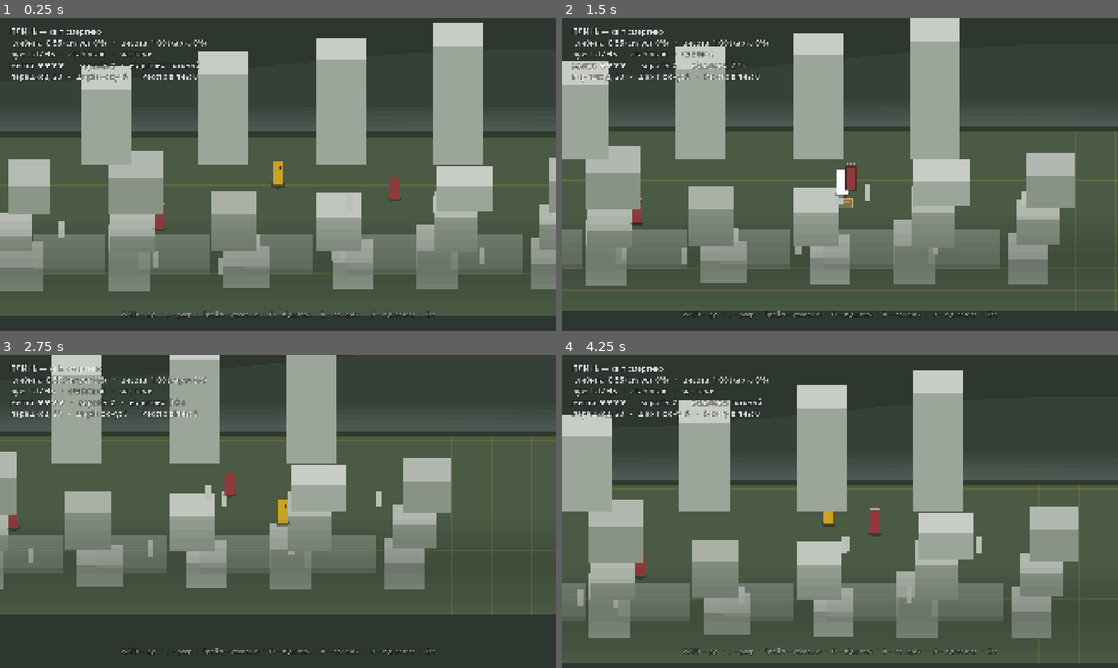
Above: before the commit, frames 1-4 (two rows, left to right).
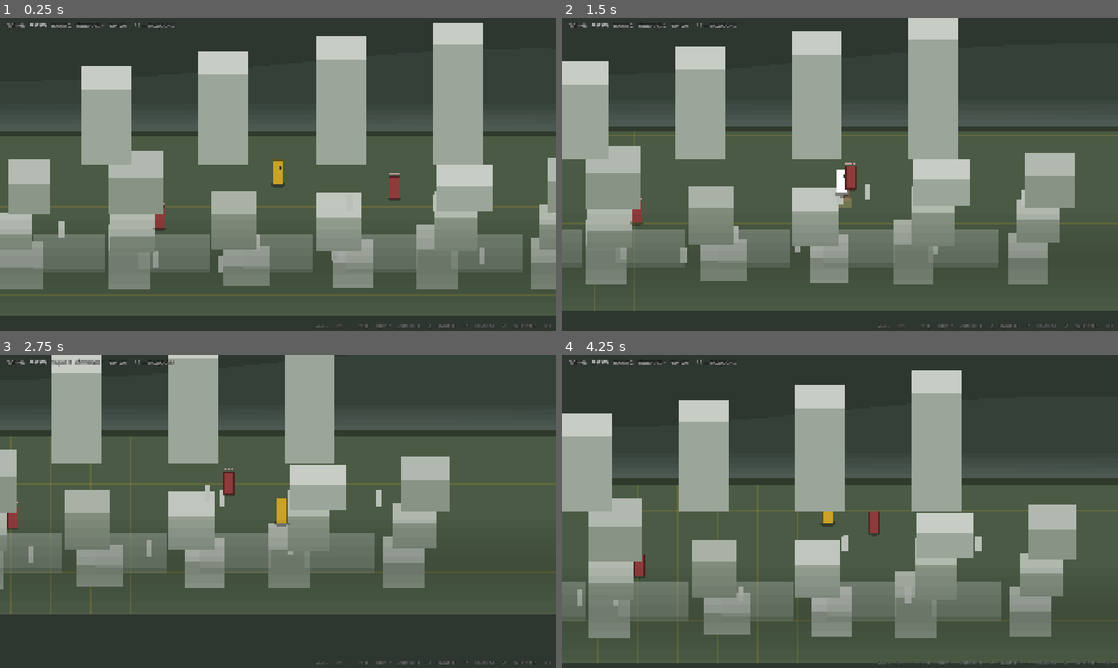
Above: after the commit, the same moments.

Repository: SupremeDragon/tryzna
Game: Godot game, scene res://scenes/main.tscn
Same seed, same stepped clock (60 frames per second), same inputs: the game is played once before the commit and once after it.
Inputs (mouse positions are in pixels of both pictures, inside the frame that each line leads up to):
- Up to frame 1 (0.25 s): no input
- Up to frame 2 (1.5 s): tap Enter at 0.5 s; move the mouse to (962, 158) at 0.52 s; hold D (move_right) 0.53-1.28 s; tap Q (ability) at 0.6 s; click (962, 158) at 0.67 s; tap Space (jump) at 0.77, 0.8, 1.07, 1.35 s; move the mouse to (728, 190) at 1.27 s; hold S (move_down) from 1.28 s (still down); click (728, 190) at 1.42 s
- Up to frame 3 (2.75 s): tap Space (jump) at 1.52, 1.82, 2.3 s; tap Q (ability) at 1.55, 2.1 s; move the mouse to (333, 442) at 2.02 s; release S (move_down) at 2.03 s; hold D (move_right) from 2.03 s (still down); click (333, 442) at 2.17 s
- Up to frame 4 (4.25 s): move the mouse to (812, 574) at 2.77 s; release D (move_right) at 2.78 s; hold W (move_up) 2.78-3.53 s; tap J (attack) at 2.85 s; click (812, 574) at 2.92 s; tap Space (jump) at 3.02, 3.32, 3.77, 3.8, 4.07 s; tap Q (ability) at 3.05 s; move the mouse to (1006, 558) at 3.52 s; hold A (move_left) from 3.53 s (still down); tap E (interact) at 3.6 s; click (1006, 558) at 3.67 s

The runs differ from the first frame. In frame 1, 3.6% of the frame differs, in the area x 0-100%, y 1-99%; in frame 2, 4.1%; in frame 3, 5.2%, in the area x 0-100%, y 0-99%; in frame 4, 5.1%.

Commit message:
Ниць: віньєтка в екранному шарі
Раніше вона малювалася у світових координатах через _visible_rect(),
який навмисне на 1.5 більший за екран, — тож замість м'якого затемнення
країв виходив видимий напівпрозорий короб у лівому нижньому куті.

Тепер це текстура (tools/make_vignette.py) на окремому CanvasLayer між
світом і HUD. Прозорість веде flatness(): у Плині віньєтки немає, у Ниці
вона повна.

Co-Authored-By: Claude Opus 5 <noreply@anthropic.com>

Diff:
--- a/game/scenes/main.gd
+++ b/game/scenes/main.gd
@@ -163,10 +163,35 @@
 		return Vector2(pos.x, pos.y)
 
 
+## Порошинка попелу. Найдешевше, що перетворює намальований кадр на місце:
+## поки нічого не рухається, око читає картину, а не простір.
+class Mote extends RefCounted:
+	var pos: Vector2 = Vector2.ZERO
+	var drift: Vector2 = Vector2.ZERO
+	var depth: float = 0.5   # 0 — далеко й дрібно, 1 — близько й помітно
+	var phase: float = 0.0
+	var size: float = 2.0
+
+	func _init(p_pos: Vector2, p_depth: float, p_phase: float) -> void:
+		pos = p_pos
+		depth = p_depth
+		phase = p_phase
+		size = lerpf(1.2, 3.4, p_depth)
+		# Попіл не падає рівно: він майже висить і ледь сповзає вбік.
+		drift = Vector2(lerpf(-6.0, 9.0, p_phase / TAU), lerpf(3.0, 11.0, p_depth))
+
+	func step(dt: float) -> void:
+		phase += dt * lerpf(0.5, 1.3, depth)
+		pos += drift * dt
+		pos.x += sin(phase) * 6.0 * dt
+
+
 @onready var _camera: Camera2D = $Camera2D
 @onready var _darkness: CanvasModulate = $Darkness
 @onready var _soul_light: PointLight2D = $SoulLight
+@onready var _vignette: TextureRect = $Screen/Vignette
 @onready var _hud: Label = $HUD/Readout
+@onready var _hud_detail: Label = $HUD/Detail
 @onready var _hint: Label = $HUD/Hint
 
 var _mover: MovementSolver.MoverState = MovementSolver.MoverState.new()
@@ -213,6 +238,15 @@
 var _ground: Color = Color.DIM_GRAY
 var _accent: Color = Color.WHITE
 
+## Пил у повітрі. Живе в екранних координатах, а не у світі: він скрізь,
+## і рахувати його як частину рівня немає сенсу.
+var _motes: Array[Mote] = []
+const MOTE_COUNT: int = 90
+const MOTE_FIELD := Vector2(2200.0, 1400.0)
+
+## Годинник світу. Потрібен усьому, що дихає: світлу, камері, пилу.
+var _world_time: float = 0.0
+
 var _veil: float = 0.0
 var _veil_color: Color = Color.BLACK
 
@@ -231,6 +265,29 @@
 
 	EventBus.world_fold_finished.connect(_on_fold_finished)
 	_refresh_hint()
+	_seed_motes()
+
+
+func _seed_motes() -> void:
+	var rng := RandomNumberGenerator.new()
+	rng.seed = 9051
+	_motes.clear()
+	for i: int in MOTE_COUNT:
+		_motes.append(Mote.new(
+			Vector2(rng.randf() * MOTE_FIELD.x, rng.randf() * MOTE_FIELD.y),
+			rng.randf(), rng.randf() * TAU
+		))
+
+
+## Порошинки живуть у прямокутнику навколо камери й загортаються по краях,
+## тож їх завжди рівно стільки, скільки треба, і жодної далеко за кадром.
+func _step_motes(dt: float) -> void:
+	var origin: Vector2 = _camera.position - MOTE_FIELD * 0.5
+	for mote: Mote in _motes:
+		mote.step(dt)
+		var local: Vector2 = mote.pos - origin
+		mote.pos.x = origin.x + fposmod(local.x, MOTE_FIELD.x)
+		mote.pos.y = origin.y + fposmod(local.y, MOTE_FIELD.y)
 
 
 # --- Три світи ---------------------------------------------------------------
@@ -485,6 +542,9 @@
 func _unhandled_input(event: InputEvent) -> void:
 	if not event.is_pressed() or event.is_echo():
 		return
+	if event is InputEventKey and (event as InputEventKey).physical_keycode == KEY_F1:
+		_hud_detail.visible = not _hud_detail.visible
+		return
 	if event.is_action("quit_game"):
 		get_tree().quit()
 	elif event.is_action("debug_die"):
@@ -584,6 +644,7 @@
 # --- Симуляція ---------------------------------------------------------------
 
 func _physics_process(delta: float) -> void:
+	_world_time += delta
 	var input := Input.get_vector("move_left", "move_right", "move_up", "move_down")
 	# Пробіл робить те, що має сенс у цьому світі: у Ниці стрибок (єдиний світ,
 	# де є висота під ногами), деінде — ухилення.
@@ -618,8 +679,14 @@
 	var lift: float = lerpf(
 		PLAYER_HEIGHT * 0.5, CAMERA_LIFT_FLAT, Projector.flatness()
 	)
-	_camera.position = Projector.project(_mover.position) - Vector2(0.0, lift)
+	# Ледь помітне гойдання камери. Ідеально нерухомий кадр читається як
+	# знімок; жива камера ніколи не стоїть на місці абсолютно.
+	var sway := Vector2(
+		sin(_world_time * 0.37) * 4.0, sin(_world_time * 0.29 + 1.3) * 3.0
+	)
+	_camera.position = Projector.project(_mover.position) - Vector2(0.0, lift) + sway
 	_update_soul_light()
+	_step_motes(delta)
 	queue_redraw()
 	_update_hud()
 
@@ -743,8 +810,18 @@
 func _update_soul_light() -> void:
 	var flat: float = Projector.flatness()
 
+	# Душа дихає. Не миготить, як вогонь, — повільно набирає й опадає.
+	# Рівне немиготливе світло читається шейдером, а не живою істотою.
+	var breath: float = 1.0 + sin(_world_time * 1.15) * 0.07 \
+		+ sin(_world_time * 2.7 + 0.8) * 0.03
+
+	# Віньєтка живе в екранному шарі, а не у світі: у світових координатах
+	# вона з'їжджає разом із камерою й лягає видимим коробом. Тут вона просто
+	# темнішає разом зі сплющенням світу.
+	_vignette.modulate.a = flat * 0.85
+
 	_darkness.color = Color.WHITE.lerp(DARKNESS_FLAT, flat)
-	_soul_light.energy = SOUL_LIGHT_ENERGY * flat
+	_soul_light.energy = SOUL_LIGHT_ENERGY * flat * breath
 	_soul_light.color = SOUL_LIGHT_TINT
 	_soul_light.visible = flat > 0.02
 
@@ -757,30 +834,37 @@
 	_mover.position.y = clampf(_mover.position.y, _walk_bounds.position.y, _walk_bounds.end.y)
 
 
+## Відладковий рядок. Свідомо один рядок і дрібним: він зʼїдав пʼяту частину
+## екрана, а це прототип, а не інтерфейс гри. Подробиці — на F1.
 func _update_hud() -> void:
-	var state: String = "перехід…" if WorldMode.is_folding else "стабільно"
-	var clock: String = "час тече" if WorldMode.time_flowing else "ЧАС СТОЇТЬ"
-	var hearts: String = "".lpad(0)
+	var hearts: String = ""
 	for i: int in _hero.max_hp:
 		hearts += "♥" if i < _hero.hp else "·"
 
-	var alive_enemies: int = 0
+	var alive: int = 0
 	for enemy: Enemy in _enemies:
 		if enemy.body.is_alive():
-			alive_enemies += 1
-
-	_hud.text = "%s\nглибина: %.2f (силует %.0f%%)   ·   висота: %.2f (карта %.0f%%)\nрух: %s   ·   %s   ·   %s\nжиття: %s   ·   ворогів: %d   ·   відштовх: %s\nперешкод: %d   ·   шарів фону: %d   ·   Реєстр діянь: %d" % [
-		WorldMode.label(),
+			alive += 1
+
+	_hud.text = "%s   %s   ворог %d   відштовх %s   %s      F1 — подробиці" % [
+		WorldMode.label().get_slice(" ", 0), hearts, alive,
+		"+" if _ability_cd <= 0.0 else "%.0f" % _ability_cd,
+		"час іде" if WorldMode.time_flowing else "час стоїть",
+	]
+
+	if not _hud_detail.visible:
+		return
+
+	_hud_detail.text = (
+		"глибина %.2f (силует %.0f%%)   висота %.2f (карта %.0f%%)\n"
+		+ "рух: %s   %s\nперешкод %d   шарів фону %d   порошинок %d   Реєстр %d"
+	) % [
 		Projector.depth_scale, Projector.flatness() * 100.0,
 		Projector.height_scale, Projector.mapness() * 100.0,
-		WorldMode.solver().label(), state, clock,
-		hearts, alive_enemies,
-		"готовий" if _ability_cd <= 0.0 else "%.1f с" % _ability_cd,
-		_solid_world.count(), _backdrops.size(), Ledger.count(),
+		WorldMode.solver().label(),
+		"перехід…" if WorldMode.is_folding else "стабільно",
+		_solid_world.count(), _backdrops.size(), _motes.size(), Ledger.count(),
 	]
-
-
-# --- Малювання ---------------------------------------------------------------
 
 func _draw() -> void:
 	var flat: float = Projector.flatness()
@@ -814,6 +898,7 @@
 
 	# Передній план малюється ПІСЛЯ всіх тіл — він же попереду.
 	_draw_backdrops(true)
+	_draw_motes(flat)
 
 	if _veil > 0.001:
 		draw_rect(_visible_rect(), Color(_veil_color, _veil))
@@ -876,6 +961,36 @@
 
 
 ## `foreground`: false — усе, що позаду світу; true — те, що попереду нього.
+## Пил у повітрі. Дальні порошинки дрібніші, тьмяніші й повільніші —
+## це той самий паралакс, тільки на порошинках.
+func _draw_motes(flat: float) -> void:
+	if flat < 0.15:
+		return
+	var view: Rect2 = _visible_rect()
+	for mote: Mote in _motes:
+		if not view.has_point(mote.pos):
+			continue
+		var twinkle: float = 0.55 + sin(mote.phase * 1.7) * 0.45
+		draw_circle(
+			mote.pos, mote.size,
+			Color(0.72, 0.71, 0.70, flat * lerpf(0.06, 0.22, mote.depth) * twinkle)
+		)
+
+
+func _draw_vignette(flat: float) -> void:
+	if flat < 0.05:
+		return
+	var view: Rect2 = _visible_rect()
+	var bands: int = 7
+	for i: int in range(bands):
+		var k: float = float(i + 1) / float(bands)
+		var inset: Vector2 = view.size * 0.5 * (1.0 - k) * 0.85
+		draw_rect(
+			Rect2(view.position + inset, view.size - inset * 2.0),
+			Color(0.0, 0.0, 0.0, flat * 0.055), false, view.size.x * 0.04 * k
+		)
+
+
 func _draw_backdrops(foreground: bool) -> void:
 	if _backdrops.is_empty():
 		return
--- a/game/scenes/main.tscn
+++ b/game/scenes/main.tscn
@@ -1,7 +1,8 @@
-[gd_scene load_steps=3 format=3]
+[gd_scene load_steps=4 format=3]
 
 [ext_resource type="Script" path="res://scenes/main.gd" id="1_main"]
 [ext_resource type="Texture2D" path="res://art/light_soul.png" id="2_light"]
+[ext_resource type="Texture2D" path="res://art/vignette.png" id="3_vignette"]
 
 [node name="Main" type="Node2D"]
 script = ExtResource("1_main")
@@ -17,31 +18,55 @@
 texture = ExtResource("2_light")
 texture_scale = 3.6
 
+[node name="Screen" type="CanvasLayer" parent="."]
+
+[node name="Vignette" type="TextureRect" parent="Screen"]
+anchors_preset = 15
+anchor_right = 1.0
+anchor_bottom = 1.0
+grow_horizontal = 2
+grow_vertical = 2
+mouse_filter = 2
+texture = ExtResource("3_vignette")
+expand_mode = 1
+stretch_mode = 0
+
 [node name="HUD" type="CanvasLayer" parent="."]
 
 [node name="Readout" type="Label" parent="HUD"]
-offset_left = 36.0
-offset_top = 28.0
-offset_right = 1000.0
-offset_bottom = 220.0
-theme_override_colors/font_color = Color(1, 1, 1, 0.85)
-theme_override_colors/font_outline_color = Color(0, 0, 0, 0.7)
-theme_override_constants/outline_size = 6
-theme_override_font_sizes/font_size = 26
+offset_left = 20.0
+offset_top = 12.0
+offset_right = 1900.0
+offset_bottom = 40.0
+theme_override_colors/font_color = Color(1, 1, 1, 0.6)
+theme_override_colors/font_outline_color = Color(0, 0, 0, 0.75)
+theme_override_constants/outline_size = 5
+theme_override_font_sizes/font_size = 18
+
+[node name="Detail" type="Label" parent="HUD"]
+visible = false
+offset_left = 20.0
+offset_top = 40.0
+offset_right = 1200.0
+offset_bottom = 200.0
+theme_override_colors/font_color = Color(1, 1, 1, 0.55)
+theme_override_colors/font_outline_color = Color(0, 0, 0, 0.75)
+theme_override_constants/outline_size = 5
+theme_override_font_sizes/font_size = 17
 
 [node name="Hint" type="Label" parent="HUD"]
 anchors_preset = 12
 anchor_top = 1.0
 anchor_right = 1.0
 anchor_bottom = 1.0
-offset_left = 32.0
-offset_top = -72.0
-offset_right = -32.0
-offset_bottom = -28.0
+offset_left = 20.0
+offset_top = -30.0
+offset_right = -20.0
+offset_bottom = -8.0
 grow_horizontal = 2
 grow_vertical = 0
-theme_override_colors/font_color = Color(1, 1, 1, 0.6)
+theme_override_colors/font_color = Color(1, 1, 1, 0.38)
 theme_override_colors/font_outline_color = Color(0, 0, 0, 0.7)
-theme_override_constants/outline_size = 5
-theme_override_font_sizes/font_size = 20
-horizontal_alignment = 1
+theme_override_constants/outline_size = 4
+theme_override_font_sizes/font_size = 15
+horizontal_alignment = 2
Binary file added: game/art/vignette.png
Not shown, added: game/art/vignette.png.import
Not shown, added: tools/make_vignette.py
